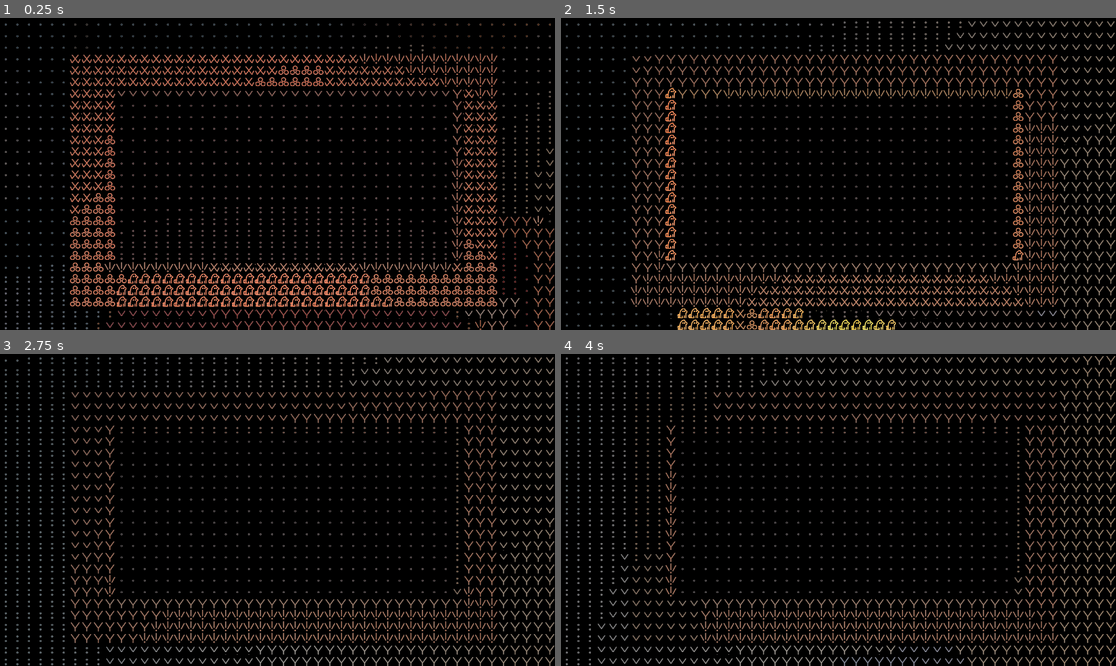
Above: before the commit, frames 1-4 (two rows, left to right).
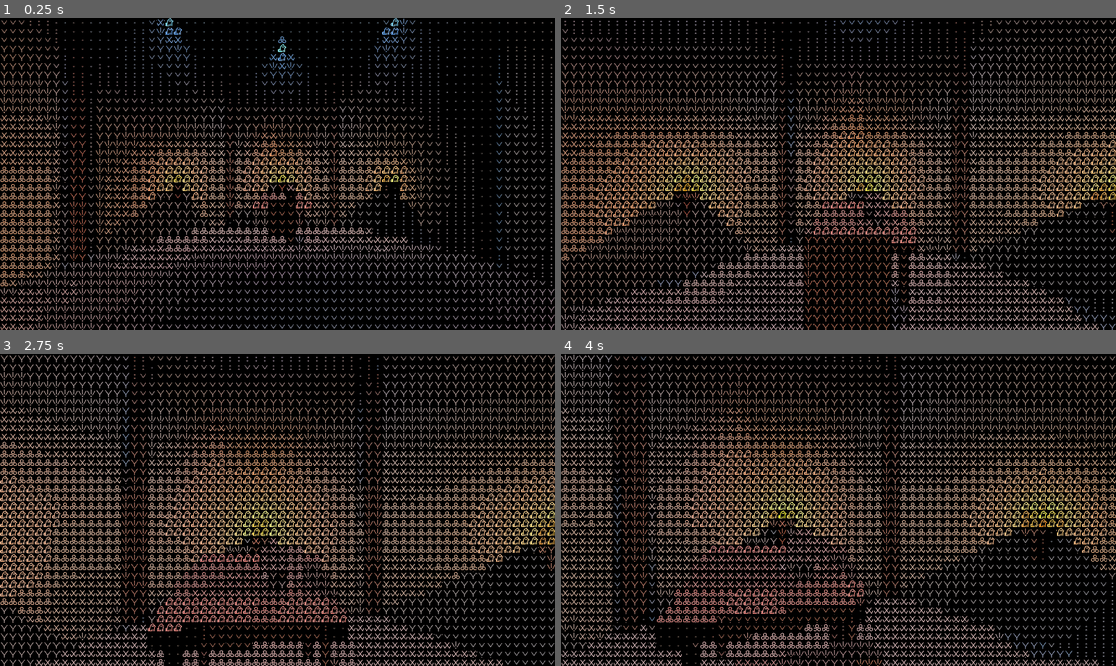
Above: after the commit, the same moments.

Repository: Tchetchouille/ijo-musi
Game: Godot game, scene res://Scenes/SystemsAndManagers/main.tscn
Same seed, same stepped clock (60 frames per second), same inputs: the game is played once before the commit and once after it.
Inputs (mouse positions are in pixels of both pictures, inside the frame that each line leads up to):
- Up to frame 1 (0.25 s): no input
- Up to frame 2 (1.5 s): tap Enter (ui_accept) at 0.5, 0.6, 0.77, 1.07 s; move the mouse to (866, 174) at 0.52 s; hold W (up) from 0.53 s (still down); move the mouse to (810, 174) at 1.27 s; right-click (810, 174) at 1.35 s
- Up to frame 3 (2.75 s): keep holding W (up); tap Enter (ui_accept) at 1.52, 1.55, 1.82, 2.1 s; move the mouse to (288, 503) at 2.02 s
- Up to frame 4 (4 s): keep holding W (up); move the mouse to (832, 516) at 2.77 s; right-click (832, 516) at 2.85 s; tap Enter (ui_accept) at 3.02, 3.05, 3.32, 3.6, 3.77 s; move the mouse to (877, 513) at 3.52 s

The runs differ from the first frame. In frame 1, 28% of the frame differs, in the area x 0-100%, y 0-100%; in frame 2, 33%; in frame 3, 34%; in frame 4, 33%.

Commit message:
Added lamps. Worked on protolevel lights.

Diff:
--- /dev/null
+++ b/Godot Project/Actual ijo musi Project/actual-ijo-musi-project/Resources/Materials/basic_blue_crystal_material.tres
@@ -0,0 +1,8 @@
+[gd_resource type="StandardMaterial3D" format=3 uid="uid://dxio8j3fs5k1v"]
+
+[resource]
+albedo_color = Color(0.0980392, 0.784314, 1, 1)
+metallic = 0.9
+roughness = 0.1
+emission_enabled = true
+emission = Color(0, 0.552941, 0.964706, 1)
--- /dev/null
+++ b/Godot Project/Actual ijo musi Project/actual-ijo-musi-project/Resources/Materials/basic_dirt_material.tres
@@ -0,0 +1,4 @@
+[gd_resource type="StandardMaterial3D" format=3 uid="uid://c0qisfuqdxut0"]
+
+[resource]
+albedo_color = Color(0.268279, 0.215314, 0.172448, 1)
--- /dev/null
+++ b/Godot Project/Actual ijo musi Project/actual-ijo-musi-project/Resources/Materials/basic_red_crystal_material.tres
@@ -0,0 +1,8 @@
+[gd_resource type="StandardMaterial3D" format=3 uid="uid://sv37bksqh188"]
+
+[resource]
+albedo_color = Color(1, 0.405058, 0.575203, 1)
+metallic = 0.9
+roughness = 0.1
+emission_enabled = true
+emission = Color(1, 0.403922, 0.576471, 1)
--- a/Godot Project/Actual ijo musi Project/actual-ijo-musi-project/Resources/Shaders/ascii_shader.tres
+++ b/Godot Project/Actual ijo musi Project/actual-ijo-musi-project/Resources/Shaders/ascii_shader.tres
@@ -14,7 +14,7 @@
 [sub_resource type="VisualShaderNodeVectorCompose" id="VisualShaderNodeVectorCompose_flp6w"]
 
 [sub_resource type="VisualShaderNodeFloatConstant" id="VisualShaderNodeFloatConstant_514u3"]
-constant = 0.06
+constant = 0.08
 
 [sub_resource type="VisualShaderNodeInput" id="VisualShaderNodeInput_fx8dt"]
 input_name = "uv"
@@ -160,7 +160,7 @@
 
 
 // FloatConstant:14
-	float n_out14p0 = 0.060000;
+	float n_out14p0 = 0.080000;
 
 
 // VectorCompose:13
@@ -392,6 +392,7 @@
 
 }
 "
+graph_offset = Vector2(-1768.32, 345.6)
 mode = 1
 flags/light_only = false
 nodes/fragment/0/position = Vector2(1400, 4600)
--- a/Godot Project/Actual ijo musi Project/actual-ijo-musi-project/Resources/Shaders/pixel_shader.tres
+++ b/Godot Project/Actual ijo musi Project/actual-ijo-musi-project/Resources/Shaders/pixel_shader.tres
@@ -14,7 +14,7 @@
 [sub_resource type="VisualShaderNodeVectorCompose" id="VisualShaderNodeVectorCompose_flp6w"]
 
 [sub_resource type="VisualShaderNodeFloatConstant" id="VisualShaderNodeFloatConstant_514u3"]
-constant = 0.06
+constant = 0.08
 
 [sub_resource type="VisualShaderNodeTexture" id="VisualShaderNodeTexture_8scub"]
 source = 1
@@ -56,7 +56,7 @@
 
 
 // FloatConstant:14
-	float n_out14p0 = 0.060000;
+	float n_out14p0 = 0.080000;
 
 
 // VectorCompose:13
@@ -90,6 +90,7 @@
 
 }
 "
+graph_offset = Vector2(-1775.93, 299.386)
 mode = 1
 flags/light_only = false
 nodes/fragment/3/node = SubResource("VisualShaderNodeTexture_8scub")
--- a/Godot Project/Actual ijo musi Project/actual-ijo-musi-project/Scenes/Levels/proto_level.tscn
+++ b/Godot Project/Actual ijo musi Project/actual-ijo-musi-project/Scenes/Levels/proto_level.tscn
@@ -11,8 +11,10 @@
 [ext_resource type="PackedScene" uid="uid://dvukxgv0ubqk3" path="res://Scenes/Objects/Furniture/basic_candle.tscn" id="9_tx5j4"]
 [ext_resource type="PackedScene" uid="uid://cvqd1v0rodqk7" path="res://Scenes/Objects/Furniture/basic_carpet.tscn" id="10_8erve"]
 [ext_resource type="PackedScene" uid="uid://du0sda5rvmc1h" path="res://Scenes/Objects/Misc/basic_skeleton.tscn" id="10_vvukb"]
-[ext_resource type="PackedScene" uid="uid://cco2m1ecd7fe5" path="res://Scenes/Objects/Misc/test_box.tscn" id="11_7yymd"]
 [ext_resource type="PackedScene" uid="uid://cusexy548pkov" path="res://Scenes/Objects/Furniture/basic_armchair.tscn" id="11_u56gx"]
+[ext_resource type="PackedScene" uid="uid://bpxtocdvl2ypq" path="res://Scenes/Objects/Items/basic_potted_plant.tscn" id="12_c5ct1"]
+[ext_resource type="PackedScene" uid="uid://c06cdw2h4mvlj" path="res://Scenes/Objects/Furniture/basic_lamp_red.tscn" id="14_3u100"]
+[ext_resource type="PackedScene" uid="uid://bfjrc3tkoun7k" path="res://Scenes/Objects/Furniture/basic_lamp.tscn" id="14_7pe0k"]
 
 [sub_resource type="BoxShape3D" id="BoxShape3D_q0ejg"]
 size = Vector3(0.3, 4, 0.3)
@@ -45,7 +47,7 @@
 [sub_resource type="TorusMesh" id="TorusMesh_fpd88"]
 
 [node name="ProtoLevel" type="Node3D"]
-transform = Transform3D(-4.37114e-08, 0, -1, 0, 1, 0, 1, 0, -4.37114e-08, 0, 0, 0)
+transform = Transform3D(-1, 0, -8.74228e-08, 0, 1, 0, 8.74228e-08, 0, -1, 0, 0, 0)
 
 [node name="GeneralLayout" type="Node3D" parent="."]
 
@@ -215,13 +217,19 @@
 transform = Transform3D(1, 0, 0, 0, 0.923879, -0.382683, 0, 0.382683, 0.923879, -2, 1, -4)
 
 [node name="TestCandle3" parent="UnlabeledObjects" instance=ExtResource("9_tx5j4")]
-transform = Transform3D(-4.37114e-08, -0.382683, -0.923879, 0, 0.923879, -0.382683, 1, -1.67276e-08, -4.0384e-08, 3.76281, 0.227564, -1.32214)
+transform = Transform3D(-4.37114e-08, -0.382683, -0.923879, 0, 0.923879, -0.382683, 1, -1.67276e-08, -4.0384e-08, 3.79838, 0.227564, -1.32214)
 
 [node name="TestCandle4" parent="UnlabeledObjects" instance=ExtResource("9_tx5j4")]
-transform = Transform3D(-4.37114e-08, -0.382683, -0.92388, 0, 0.923879, -0.382683, 1, -1.67276e-08, -4.03841e-08, 3.76281, 0.227564, 1.34558)
+transform = Transform3D(-4.37114e-08, -0.382683, -0.92388, 0, 0.923879, -0.382683, 1, -1.67276e-08, -4.03841e-08, 3.78853, 0.227564, 1.34558)
 
 [node name="TestCandle5" parent="UnlabeledObjects" instance=ExtResource("9_tx5j4")]
-transform = Transform3D(-1, -3.34552e-08, -8.07681e-08, 0, 0.923879, -0.382683, 8.74228e-08, -0.382683, -0.923879, 0.432951, 1.04464, 6.25258)
+transform = Transform3D(-1, -3.34552e-08, -8.07681e-08, 0, 0.923879, -0.382683, 8.74228e-08, -0.382683, -0.923879, 3.25375e-07, 1.11288, 7.44372)
+
+[node name="TestCandle6" parent="UnlabeledObjects" instance=ExtResource("9_tx5j4")]
+transform = Transform3D(-0.501933, -0.330985, -0.799069, -2.98023e-08, 0.923879, -0.382683, 0.864906, -0.192081, -0.463726, 2.98975, 1.11288, 5.75683)
+
+[node name="TestCandle7" parent="UnlabeledObjects" instance=ExtResource("9_tx5j4")]
+transform = Transform3D(-0.488713, 0.33387, 0.806033, 0, 0.923879, -0.382683, -0.872445, -0.187022, -0.451511, -3.036, 1.11288, 5.69055)
 
 [node name="BasicDoor" parent="UnlabeledObjects" instance=ExtResource("4_nee0r")]
 transform = Transform3D(-4.37114e-08, 0, -1, 0, 1, 0, 1, 0, -4.37114e-08, 3.97235, 0, 0)
@@ -235,6 +243,15 @@
 [node name="BasicArmchair2" parent="UnlabeledObjects" instance=ExtResource("11_u56gx")]
 transform = Transform3D(-4.19385e-08, -0.959442, 0.281906, 1, -4.37114e-08, 0, 1.23225e-08, 0.281906, 0.959442, -1.71781, 0.617848, -2.65096)
 
+[node name="BasicPottedPlant" parent="UnlabeledObjects" instance=ExtResource("12_c5ct1")]
+transform = Transform3D(1, 0, 0, 0, 1, 0, 0, 0, 1, -3.74607, 1.09781, 1.63746e-07)
+
+[node name="BasicPottedPlant2" parent="UnlabeledObjects" instance=ExtResource("12_c5ct1")]
+transform = Transform3D(0.223726, 0, -0.974652, 0, 1, 0, 0.974652, 0, 0.223726, -3.74607, 1.09781, -0.561551)
+
+[node name="BasicPottedPlant3" parent="UnlabeledObjects" instance=ExtResource("12_c5ct1")]
+transform = Transform3D(0.781314, 0, 0.624139, 0, 1, 0, -0.624139, 0, 0.781314, -3.74607, 1.09781, 0.559475)
+
 [node name="LocalAmbiance" type="Node3D" parent="."]
 
 [node name="LocalAudio" type="Node3D" parent="LocalAmbiance"]
@@ -249,17 +266,57 @@
 transform = Transform3D(0.063518, -0.2981, 0.952419, 0.317333, 0.910848, 0.263925, -0.946185, 0.28547, 0.152452, 0, 0.362269, 5.65497)
 
 [node name="TestStuff" type="Node3D" parent="."]
-
-[node name="TestBox" parent="TestStuff" instance=ExtResource("11_7yymd")]
-transform = Transform3D(1, 0, 0, 0, 1, 0, 0, 0, 1, 0, 0.8791, 3.24752)
 
 [node name="MeshInstance3D" type="MeshInstance3D" parent="TestStuff"]
 transform = Transform3D(5, 0, 0, 0, 1, 0, 0, 0, 5, -2.35994, 9.2568, -1.57972)
 visible = false
 mesh = SubResource("TorusMesh_fpd88")
 
-[node name="TestLight" type="DirectionalLight3D" parent="TestStuff"]
-transform = Transform3D(-0.907019, 0.381469, -0.178316, 0.14659, 0.683023, 0.715536, 0.394749, 0.622865, -0.675435, 1.9873, 6.42112, 5.83292)
+[node name="TestDialog" type="Node3D" parent="TestStuff"]
+
+[node name="R1" type="Label3D" parent="TestStuff/TestDialog"]
+transform = Transform3D(-4.37114e-08, 0, 1, 0, 1, 0, -1, 0, -4.37114e-08, -2.676, 1.8, 1.19)
+layers = 512
+billboard = 1
+outline_modulate = Color(0.216591, 0.312784, 0.608571, 1)
+text = "kasi ni li moli."
+font_size = 50
+outline_size = 50
+
+[node name="L1" type="Label3D" parent="TestStuff/TestDialog"]
+transform = Transform3D(-4.37114e-08, 0, 1, 0, 1, 0, -1, 0, -4.37114e-08, -2.518, 1.6, -0.43)
+layers = 512
+billboard = 1
+outline_modulate = Color(0.266876, 0.51502, 0.471045, 1)
+text = "ni li moli.
+"
+font_size = 50
+outline_size = 50
+
+[node name="R2" type="Label3D" parent="TestStuff/TestDialog"]
+transform = Transform3D(-4.37114e-08, 0, 1, 0, 1, 0, -1, 0, -4.37114e-08, -1.16038, 1.8, 1.79798)
 visible = false
-light_color = Color(0, 0.703852, 0.705833, 1)
-shadow_enabled = true
+layers = 512
+billboard = 1
+outline_modulate = Color(0.216591, 0.312784, 0.608571, 1)
+text = "tenpo pini la, kasi ni li moli ala."
+font_size = 50
+outline_size = 50
+
+[node name="BasicLamp7" parent="TestStuff" instance=ExtResource("14_3u100")]
+transform = Transform3D(-4.37114e-08, 0, 1, 0, 1, 0, -1, 0, -4.37114e-08, -3.88596, 3.17484, 1.69861e-07)
+
+[node name="BasicLamp" parent="TestStuff" instance=ExtResource("14_3u100")]
+transform = Transform3D(-4.10753e-08, -1.49502e-08, 1, -0.34202, 0.939692, 0, -0.939693, -0.34202, -4.37114e-08, -3.88626, 3.01228, -1)
+
+[node name="BasicLamp2" parent="TestStuff" instance=ExtResource("14_3u100")]
+transform = Transform3D(-4.10753e-08, 1.49502e-08, 1, 0.34202, 0.939693, 0, -0.939693, 0.34202, -4.37114e-08, -3.88626, 3.012, 1)
+
+[node name="BasicLamp4" parent="TestStuff" instance=ExtResource("14_7pe0k")]
+transform = Transform3D(1, 0, 0, 0, 1, 0, 0, 0, 1, 3.20853e-07, 6.65101, 7.34026)
+
+[node name="BasicLamp5" parent="TestStuff" instance=ExtResource("14_7pe0k")]
+transform = Transform3D(0.5, 0, 0.866025, 0, 1, 0, -0.866025, 0, 0.5, 3, 6.173, 5.573)
+
+[node name="BasicLamp6" parent="TestStuff" instance=ExtResource("14_7pe0k")]
+transform = Transform3D(-0.5, 0, -0.866025, 0, 1, 0, 0.866025, 0, -0.5, -3, 6.173, 5.573)
--- a/Godot Project/Actual ijo musi Project/actual-ijo-musi-project/Scenes/Objects/Furniture/basic_fireplace.tscn
+++ b/Godot Project/Actual ijo musi Project/actual-ijo-musi-project/Scenes/Objects/Furniture/basic_fireplace.tscn
@@ -1,7 +1,8 @@
-[gd_scene load_steps=9 format=3 uid="uid://bd0nqi20bb2m8"]
+[gd_scene load_steps=10 format=3 uid="uid://bd0nqi20bb2m8"]
 
 [ext_resource type="Material" uid="uid://cidavfhvfnifm" path="res://Resources/Materials/basic_wall_material.tres" id="1_6lg7q"]
 [ext_resource type="Script" path="res://Scenes/Objects/Furniture/firplace_light.gd" id="2_aakdq"]
+[ext_resource type="Material" uid="uid://7osme1sal87l" path="res://Resources/Materials/basic_ceiling_material.tres" id="2_kja83"]
 [ext_resource type="PackedScene" uid="uid://b3stu2p35yo4q" path="res://Scenes/NonUIVFX/campfire_flame.tscn" id="2_xa0q2"]
 
 [sub_resource type="BoxShape3D" id="BoxShape3D_nkbno"]
@@ -14,6 +15,7 @@
 material = ExtResource("1_6lg7q")
 
 [sub_resource type="BoxMesh" id="BoxMesh_gn2na"]
+material = ExtResource("2_kja83")
 
 [sub_resource type="BoxMesh" id="BoxMesh_yuch0"]
 
@@ -45,12 +47,12 @@
 transform = Transform3D(1, 0, 0, 0, 1, 0, 0, 0, 0.741924, 0, 0, -0.181637)
 
 [node name="Left" type="MeshInstance3D" parent="Main"]
-transform = Transform3D(0.2, 0, 0, 0, 1, 0, 0, 0, 1, -1, 0.5, 0)
+transform = Transform3D(0.2, 0, 0, 0, 1, 0, 0, 0, 1.8586, -1, 0.5, 0)
 mesh = SubResource("BoxMesh_gn2na")
 skeleton = NodePath("../../Whiteboxing")
 
 [node name="Right" type="MeshInstance3D" parent="Main"]
-transform = Transform3D(0.2, 0, 0, 0, 1, 0, 0, 0, 1, 1, 0.5, 0)
+transform = Transform3D(0.2, 0, 0, 0, 1, 0, 0, 0, 1.8586, 1, 0.5, 0)
 mesh = SubResource("BoxMesh_gn2na")
 skeleton = NodePath("../../Whiteboxing")
 
@@ -60,12 +62,12 @@
 skeleton = NodePath("../../Whiteboxing")
 
 [node name="Up" type="MeshInstance3D" parent="Main"]
-transform = Transform3D(2, 0, 0, 0, 0.2, 0, 0, 0, 1, 0, 1, 0)
+transform = Transform3D(2, 0, 0, 0, 0.2, 0, 0, 0, 1.8586, 0, 1, 0)
 mesh = SubResource("BoxMesh_gn2na")
 skeleton = NodePath("../../Whiteboxing")
 
 [node name="Down" type="MeshInstance3D" parent="Main"]
-transform = Transform3D(2, 0, 0, 0, 0.2, 0, 0, 0, 1, 0, 0, 0)
+transform = Transform3D(2, 0, 0, 0, 0.2, 0, 0, 0, 1.8586, 0, 0, 0)
 mesh = SubResource("BoxMesh_gn2na")
 skeleton = NodePath("../../Whiteboxing")
 
--- /dev/null
+++ b/Godot Project/Actual ijo musi Project/actual-ijo-musi-project/Scenes/Objects/Furniture/basic_lamp.tscn
@@ -0,0 +1,44 @@
+[gd_scene load_steps=4 format=3 uid="uid://bfjrc3tkoun7k"]
+
+[ext_resource type="PackedScene" uid="uid://hhrltbkhlb0d" path="res://Resources/Models/basic_lamp.glb" id="1_t76lm"]
+[ext_resource type="Material" uid="uid://dxio8j3fs5k1v" path="res://Resources/Materials/basic_blue_crystal_material.tres" id="2_juuen"]
+
+[sub_resource type="BoxMesh" id="BoxMesh_p0a20"]
+material = ExtResource("2_juuen")
+
+[node name="BasicLamp" type="StaticBody3D"]
+
+[node name="basic_lamp" parent="." instance=ExtResource("1_t76lm")]
+transform = Transform3D(-8.74228e-09, 0, 0.2, 0, 0.2, 0, -0.2, 0, -8.74228e-09, 0, 0, 0)
+
+[node name="SpotLight3D" type="SpotLight3D" parent="."]
+transform = Transform3D(-4.37114e-08, -1, 0, -4.37114e-08, 1.91069e-15, 1, -1, 4.37114e-08, -4.37114e-08, 0, 0.0286645, 0)
+light_color = Color(0.317647, 0.627451, 1, 1)
+light_energy = 8.0
+spot_range = 10.4889
+spot_angle = 44.3207
+
+[node name="OmniLight3D" type="OmniLight3D" parent="."]
+transform = Transform3D(1, 0, 0, 0, 1, 0, 0, 0, 1, 0, -0.042491, 0)
+light_color = Color(0.317647, 0.627451, 1, 1)
+light_energy = 0.2
+omni_range = 0.178753
+
+[node name="Crystal" type="Node3D" parent="."]
+transform = Transform3D(0.5, 0, 0, 0, 0.5, 0, 0, 0, 0.5, 0, -0.00383559, 0)
+
+[node name="MeshInstance3D" type="MeshInstance3D" parent="Crystal"]
+transform = Transform3D(0.09241, -0.0335787, 0.0182446, 0.0382151, 0.0811984, -0.0441183, 0, 0.0477419, 0.0878675, 0, 0.0705405, 0)
+mesh = SubResource("BoxMesh_p0a20")
+
+[node name="MeshInstance3D2" type="MeshInstance3D" parent="Crystal"]
+transform = Transform3D(0.0538321, -0.0279361, -0.0521697, 0.0288264, 0.073971, -0.00986551, 0.0516832, -0.0121598, 0.0598414, -0.0373875, 0.108944, 0.0314497)
+mesh = SubResource("BoxMesh_p0a20")
+
+[node name="MeshInstance3D3" type="MeshInstance3D" parent="Crystal"]
+transform = Transform3D(0.0451495, 0.0128319, -0.0647832, 0.0094591, 0.0764098, 0.0217272, 0.0653609, -0.019922, 0.0416061, 0.0226831, 0.0911711, -0.0526713)
+mesh = SubResource("BoxMesh_p0a20")
+
+[node name="MeshInstance3D4" type="MeshInstance3D" parent="Crystal"]
+transform = Transform3D(0.0481212, -0.0343311, -0.0539048, 0.032286, 0.0712925, -0.016583, 0.055154, -0.0117797, 0.0567387, 0.0448832, 0.0858045, 0.00317328)
+mesh = SubResource("BoxMesh_p0a20")
--- /dev/null
+++ b/Godot Project/Actual ijo musi Project/actual-ijo-musi-project/Scenes/Objects/Furniture/basic_lamp_red.tscn
@@ -0,0 +1,44 @@
+[gd_scene load_steps=4 format=3 uid="uid://c06cdw2h4mvlj"]
+
+[ext_resource type="PackedScene" uid="uid://hhrltbkhlb0d" path="res://Resources/Models/basic_lamp.glb" id="1_xwduv"]
+[ext_resource type="Material" uid="uid://sv37bksqh188" path="res://Resources/Materials/basic_red_crystal_material.tres" id="2_bgc8i"]
+
+[sub_resource type="BoxMesh" id="BoxMesh_p0a20"]
+material = ExtResource("2_bgc8i")
+
+[node name="BasicLamp" type="StaticBody3D"]
+
+[node name="basic_lamp" parent="." instance=ExtResource("1_xwduv")]
+transform = Transform3D(-8.74228e-09, 0, -0.2, 0, 0.2, 0, 0.2, 0, -8.74228e-09, 0, 0, 0)
+
+[node name="SpotLight3D" type="SpotLight3D" parent="."]
+transform = Transform3D(-4.37114e-08, -1, 3.59989e-21, -4.37114e-08, 1.91069e-15, 1, -1, 4.37114e-08, -4.37114e-08, 0, 0.14756, 0)
+light_color = Color(0.760784, 0.317647, 0.298039, 1)
+light_energy = 8.0
+spot_range = 10.4889
+spot_angle = 44.3207
+
+[node name="OmniLight3D" type="OmniLight3D" parent="."]
+transform = Transform3D(1, 0, 0, 0, 1, 0, 0, 0, 1, 0, 0.0204754, 0.0262026)
+light_color = Color(0.759097, 0.316104, 0.299621, 1)
+light_energy = 5.0
+omni_range = 0.181601
+
+[node name="Crystal" type="Node3D" parent="."]
+transform = Transform3D(0.5, 0, 0, 0, 0.5, 0, 0, 0, 0.5, 0, -0.00383559, 0)
+
+[node name="MeshInstance3D" type="MeshInstance3D" parent="Crystal"]
+transform = Transform3D(0.09241, -0.0335787, 0.0182446, 0.0382151, 0.0811984, -0.0441183, 0, 0.0477419, 0.0878675, 0, 0.0705405, 0)
+mesh = SubResource("BoxMesh_p0a20")
+
+[node name="MeshInstance3D2" type="MeshInstance3D" parent="Crystal"]
+transform = Transform3D(0.0538321, -0.0279361, -0.0521697, 0.0288264, 0.073971, -0.00986551, 0.0516832, -0.0121598, 0.0598414, -0.0373875, 0.108944, 0.0314497)
+mesh = SubResource("BoxMesh_p0a20")
+
+[node name="MeshInstance3D3" type="MeshInstance3D" parent="Crystal"]
+transform = Transform3D(0.0451495, 0.0128319, -0.0647832, 0.0094591, 0.0764098, 0.0217272, 0.0653609, -0.019922, 0.0416061, 0.0226831, 0.0911711, -0.0526713)
+mesh = SubResource("BoxMesh_p0a20")
+
+[node name="MeshInstance3D4" type="MeshInstance3D" parent="Crystal"]
+transform = Transform3D(0.0481212, -0.0343311, -0.0539048, 0.032286, 0.0712925, -0.016583, 0.055154, -0.0117797, 0.0567387, 0.0448832, 0.0858045, 0.00317328)
+mesh = SubResource("BoxMesh_p0a20")
--- /dev/null
+++ b/Godot Project/Actual ijo musi Project/actual-ijo-musi-project/Scenes/Objects/Furniture/basic_shelf.tscn
@@ -0,0 +1,20 @@
+[gd_scene load_steps=3 format=3 uid="uid://bwgir4ksrxchb"]
+
+[ext_resource type="Material" uid="uid://c3rj5ftppd5dq" path="res://Resources/Materials/basic_wood_material.tres" id="1_55md8"]
+
+[sub_resource type="BoxMesh" id="BoxMesh_j3d0f"]
+material = ExtResource("1_55md8")
+
+[node name="BasicShelf" type="StaticBody3D"]
+
+[node name="MeshInstance3D" type="MeshInstance3D" parent="."]
+transform = Transform3D(2.05719, 0, 0, 0, 0.0853179, 0, 0, 0, 0.466966, 0, 0, 0)
+mesh = SubResource("BoxMesh_j3d0f")
+
+[node name="MeshInstance3D2" type="MeshInstance3D" parent="."]
+transform = Transform3D(0.0845349, 0, 0, 0, 0.0338637, 0.473719, 0, -0.0298223, 0.537915, -0.602768, -0.253996, -0.0969548)
+mesh = SubResource("BoxMesh_j3d0f")
+
+[node name="MeshInstance3D3" type="MeshInstance3D" parent="."]
+transform = Transform3D(0.0845349, 0, 0, 0, 0.0338637, 0.473719, 0, -0.0298223, 0.537915, 0.603, -0.254174, -0.0969548)
+mesh = SubResource("BoxMesh_j3d0f")
--- /dev/null
+++ b/Godot Project/Actual ijo musi Project/actual-ijo-musi-project/Scenes/Objects/Items/basic_potted_plant.tscn
@@ -0,0 +1,42 @@
+[gd_scene load_steps=7 format=3 uid="uid://bpxtocdvl2ypq"]
+
+[ext_resource type="Material" uid="uid://dmmm4nc4mtnah" path="res://Resources/Materials/basic_clay_material.tres" id="1_45tye"]
+[ext_resource type="Material" uid="uid://c0qisfuqdxut0" path="res://Resources/Materials/basic_dirt_material.tres" id="2_hacne"]
+[ext_resource type="PackedScene" uid="uid://djpg3q5y63oyf" path="res://Resources/Models/better_potted_plant.glb" id="3_x0o31"]
+
+[sub_resource type="TubeTrailMesh" id="TubeTrailMesh_m5mki"]
+material = ExtResource("1_45tye")
+
+[sub_resource type="TubeTrailMesh" id="TubeTrailMesh_ttlfv"]
+material = ExtResource("2_hacne")
+
+[sub_resource type="CylinderShape3D" id="CylinderShape3D_7prv4"]
+height = 0.856362
+radius = 0.207306
+
+[node name="BasicPottedPlant" type="StaticBody3D"]
+
+[node name="Pot" type="Node3D" parent="."]
+transform = Transform3D(1, 0, 0, 0, 1, 0, 0, 0, 1, 0, -0.0767805, 0)
+
+[node name="MeshInstance3D" type="MeshInstance3D" parent="Pot"]
+transform = Transform3D(0.4, 0, 0, 0, 0.0909978, 0, 0, 0, 0.4, 0, 0.34366, 0)
+mesh = SubResource("TubeTrailMesh_m5mki")
+skeleton = NodePath("../..")
+
+[node name="MeshInstance3D2" type="MeshInstance3D" parent="Pot"]
+transform = Transform3D(0.3, 0, 0, 0, 0.221402, 0, 0, 0, 0.3, 0, 0.18575, 0)
+mesh = SubResource("TubeTrailMesh_m5mki")
+skeleton = NodePath("../..")
+
+[node name="MeshInstance3D3" type="MeshInstance3D" parent="Pot"]
+transform = Transform3D(0.3, 0, 0, 0, 0.0319085, 0, 0, 0, 0.3, 0, 0.380961, 0)
+mesh = SubResource("TubeTrailMesh_ttlfv")
+skeleton = NodePath("../..")
+
+[node name="better_potted_plant" parent="." instance=ExtResource("3_x0o31")]
+transform = Transform3D(0.07, 0, 0, 0, 0.07, 0, 0, 0, 0.07, 0.0212038, 0.309198, -0.00106609)
+
+[node name="CollisionShape3D" type="CollisionShape3D" parent="."]
+transform = Transform3D(1, 0, 0, 0, 1, 0, 0, 0, 1, 0, 0.430143, 0)
+shape = SubResource("CylinderShape3D_7prv4")
--- a/Godot Project/Actual ijo musi Project/actual-ijo-musi-project/Scenes/SystemsAndManagers/player_character.gd
+++ b/Godot Project/Actual ijo musi Project/actual-ijo-musi-project/Scenes/SystemsAndManagers/player_character.gd
@@ -12,14 +12,14 @@
 const HEADBOB_FREQ = 11
 const HEADBOB_AMP = 0.01
 
+func _ready() -> void:
+	if camera.get_node_or_null("ToolController"):
+		camera.remove_child(tool)
+
 func _physics_process(delta: float) -> void:
 	# Add the gravity.
 	if not is_on_floor():
 		velocity += get_gravity() * delta
-
-	# Handle jump.
-	if Input.is_action_just_pressed("ui_accept") and is_on_floor():
-		velocity.y = JUMP_VELOCITY
 
 	# Get the input direction and handle the movement/deceleration.
 	# As good practice, you should replace UI actions with custom gameplay actions.
@@ -49,7 +49,6 @@
 		else:
 			camera.add_child(tool)
 
-
 # Generates headbob
 func _headbob(time):
 	camera_controller.transform.origin.y += sin(time) * HEADBOB_AMP
Binary file added: Godot Project/Actual ijo musi Project/actual-ijo-musi-project/Resources/Models/basic_lamp.glb
Not shown, added: Godot Project/Actual ijo musi Project/actual-ijo-musi-project/Resources/Models/basic_lamp.glb.import
Binary file added: Godot Project/Actual ijo musi Project/actual-ijo-musi-project/Resources/Models/better_potted_plant.bin
Binary file added: Godot Project/Actual ijo musi Project/actual-ijo-musi-project/Resources/Models/better_potted_plant.glb
Not shown, added: Godot Project/Actual ijo musi Project/actual-ijo-musi-project/Resources/Models/better_potted_plant.glb.import
Binary file added: Godot Project/Actual ijo musi Project/actual-ijo-musi-project/Resources/better_potted_plant.bin
Not shown: 1 places in Godot Project/Actual ijo musi Project/actual-ijo-musi-project/Scenes/Levels/proto_level.tscn that only renumber resources
Not shown, added: Godot Project/Actual ijo musi Project/actual-ijo-musi-project/Resources/.DS_Store
